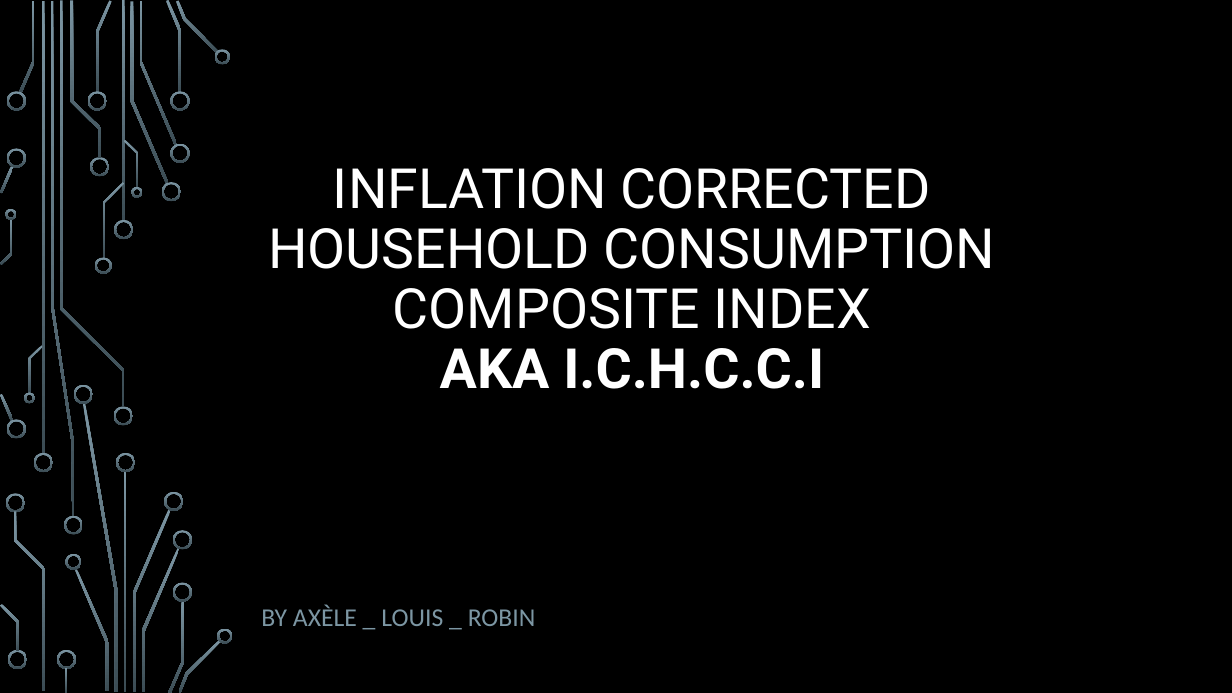
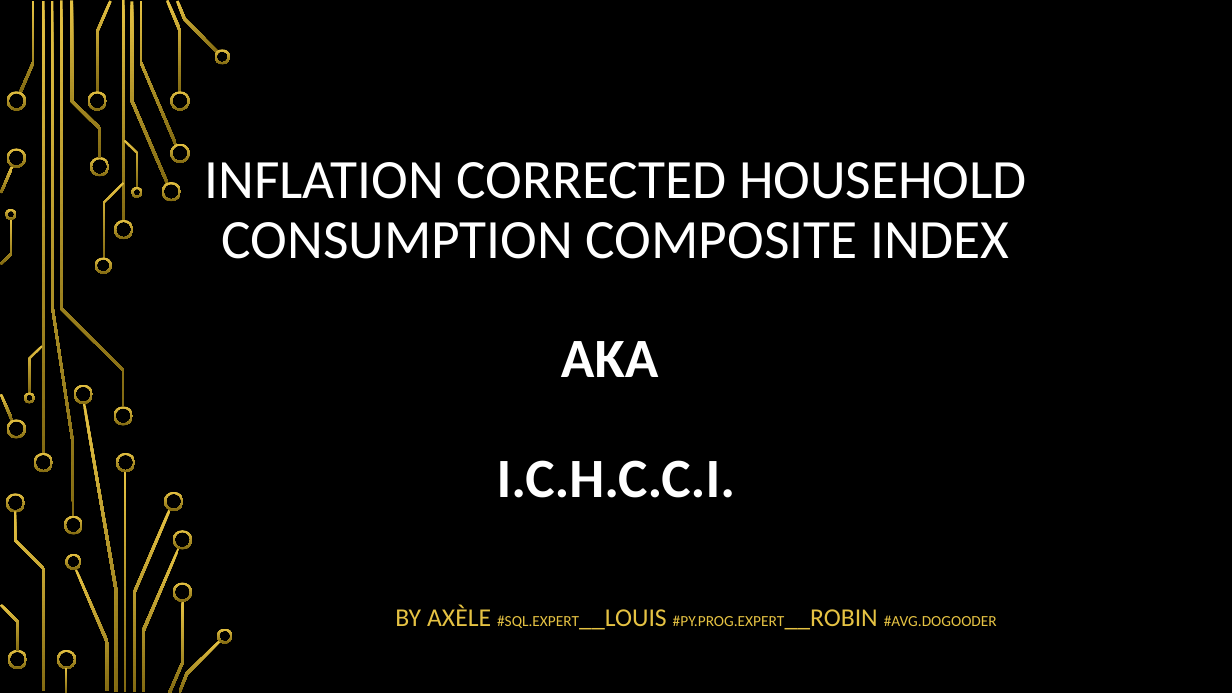
Before and after one commit to louis-md/Composite_indicator, a slide deck: slide 1 of ICHCCI.pptx. Drawn at 1232x693 pixels with LibreOffice and Linux fonts; fonts in the diff are those of the drawing; background and template pictures are left out. Boxes give left, top, right and bottom in pixels: in the first picture for what was removed or moved away, otherwise in the second. Text is boxed around its words. In the diff, an @@ line names an element or a change of style, - is before the commit and + after.

```diff
--- a/ICHCCI.pptx
+++ b/ICHCCI.pptx
@@ fill gradient #7C96A3 to #3B4C54 to gradient #E5C243 to #826A12 in 54 elements at box(114, 220, 133, 239), box(114, 407, 133, 426), box(42, 1, 44, 454), box(33, 453, 53, 472), box(19, 1, 35, 92), box(130, 2, 168, 184), box(162, 182, 181, 201), box(140, 1, 177, 145), box(166, 0, 182, 92), box(170, 143, 189, 163), box(170, 91, 189, 111), box(177, 1, 219, 54), box(214, 49, 231, 64), box(96, 1, 112, 92), box(88, 91, 107, 111), box(90, 157, 109, 177), box(75, 568, 109, 691), box(66, 554, 81, 569), box(6, 91, 26, 111), box(0, 394, 14, 421), box(6, 420, 26, 439), box(0, 166, 14, 194), box(6, 149, 26, 168), box(70, 1, 102, 158), box(6, 494, 25, 513), box(14, 511, 44, 690), box(56, 650, 76, 669), box(65, 668, 67, 693), box(7, 650, 27, 669), box(0, 604, 19, 652), box(103, 182, 124, 259), box(95, 258, 112, 274), box(60, 1, 125, 408), box(124, 140, 139, 188), box(131, 187, 142, 198), box(29, 346, 43, 394), box(24, 393, 35, 404), box(1, 219, 12, 264), box(6, 209, 17, 220), box(124, 471, 127, 692), box(133, 509, 171, 691), box(116, 453, 136, 472), box(83, 403, 118, 692), box(74, 384, 93, 404), box(165, 492, 184, 511), box(142, 548, 180, 692), box(168, 601, 184, 693), box(173, 531, 192, 550), box(173, 582, 192, 602), box(178, 640, 221, 693), box(217, 628, 233, 643), box(51, 1, 75, 517), box(64, 516, 82, 534), box(122, 1, 125, 222) @@
@@ title at box(204, 162, 1027, 498): text changed; font Roboto to Calibri @@
-INFLATION CORRECTED HOUSEHOLD CONSUMPTION COMPOSITE INDEX
-AKA I.C.H.C.C.I
+INFLATION CORRECTED HOUSEHOLD CONSUMPTION COMPOSITE INDEX
+AKA
+I.C.H.C.C.I.
@@ subtitle at box(395, 605, 997, 630): text changed; size 20 to 12 pt; text colour #7C96A3 to #E5C243 @@
-BY AXÈLE _ LOUIS _ ROBIN
+BY AXÈLE #SQL.EXPERT__LOUIS #PY.PROG.EXPERT__ROBIN #AVG.DOGOODER
```
Also in this commit, not shown: 7 other slides changed.
